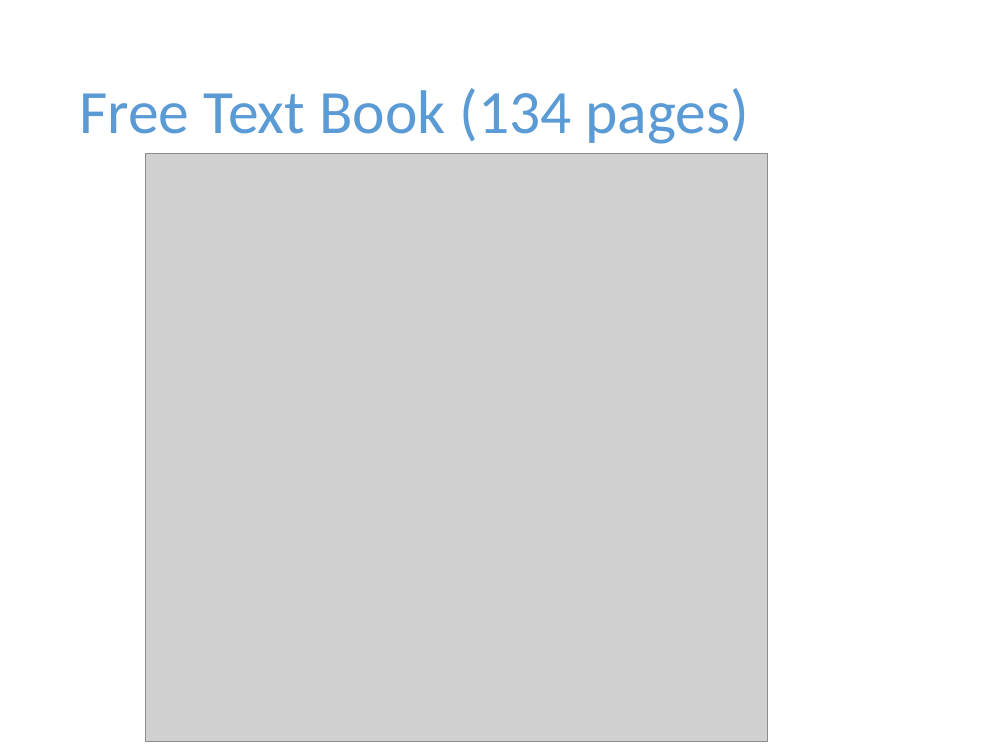
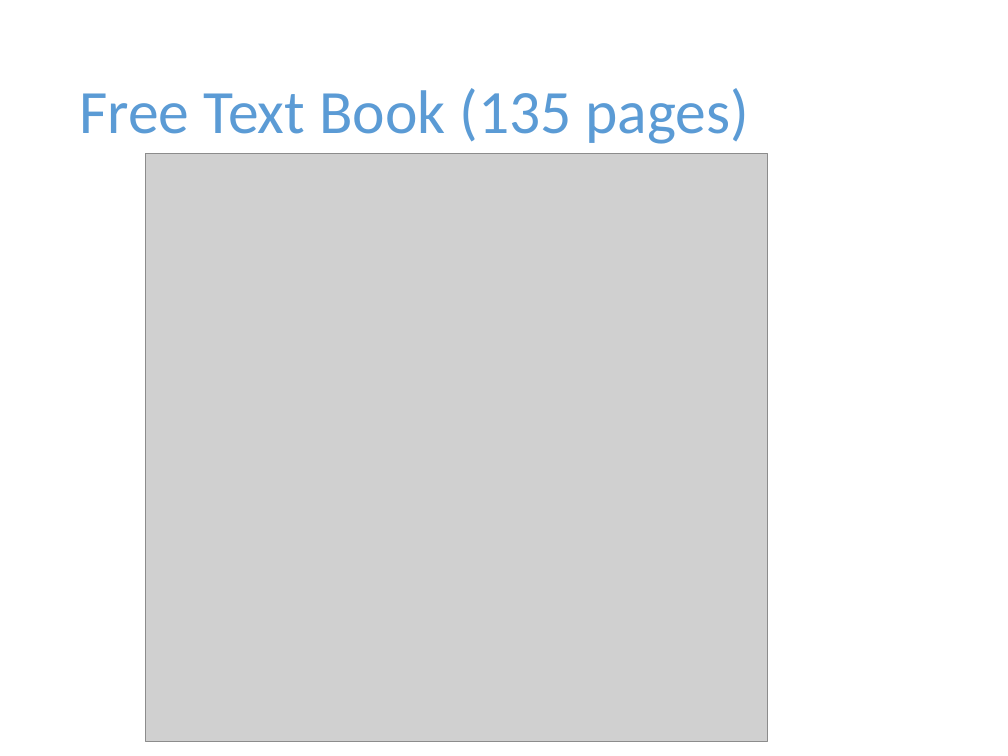
Before and after one commit to harmonylang/harmony, a slide deck: slide 11 of Harmony.pptx. Drawn at 1008x756 pixels with LibreOffice and Linux fonts; fonts in the diff are those of the drawing; grey boxes stand for pictures. Boxes give left, top, right and bottom in pixels: in the first picture for what was removed or moved away, otherwise in the second. Text is boxed around its words. In the diff, an @@ line names an element or a change of style, - is before the commit and + after.

```diff
--- a/Harmony.pptx
+++ b/Harmony.pptx
@@ title at (79,88,750,144): text changed @@
-Free Text Book (134 pages)
+Free Text Book (135 pages)
```
Also in this commit, not shown: 2 other files.
